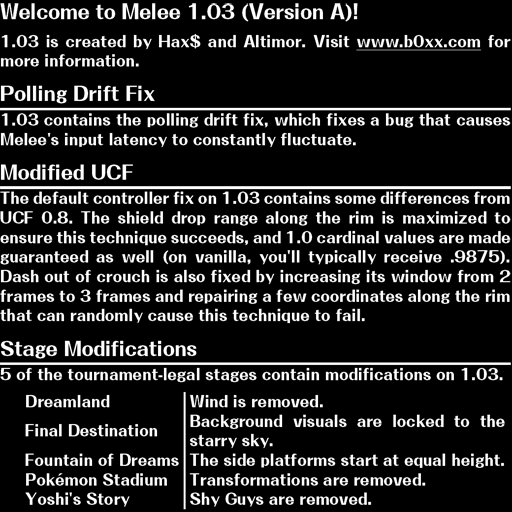
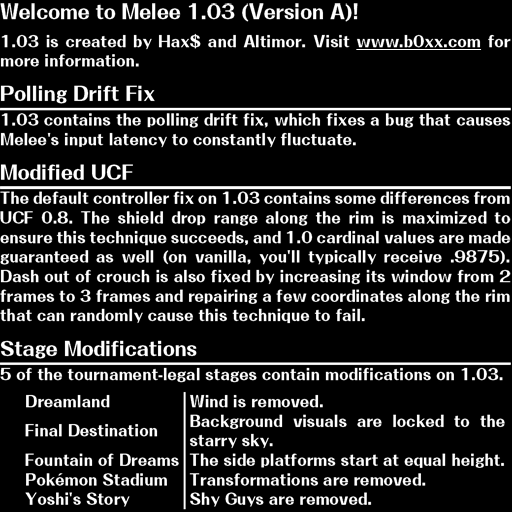
Layer changes from the first 512×512 image to the second:
added layer "Layer 1 copy 2" (addition) above "Layer 1 copy" over box(356, 49, 482, 51)
added layer "Layer 1 copy" (addition) above "Layer 1" over box(356, 49, 482, 51)
added layer "Layer 1" (addition) above "Layer 2" over box(356, 49, 482, 51)
added layer "Layer 2" above "Layer 0" over box(356, 50, 482, 51)
